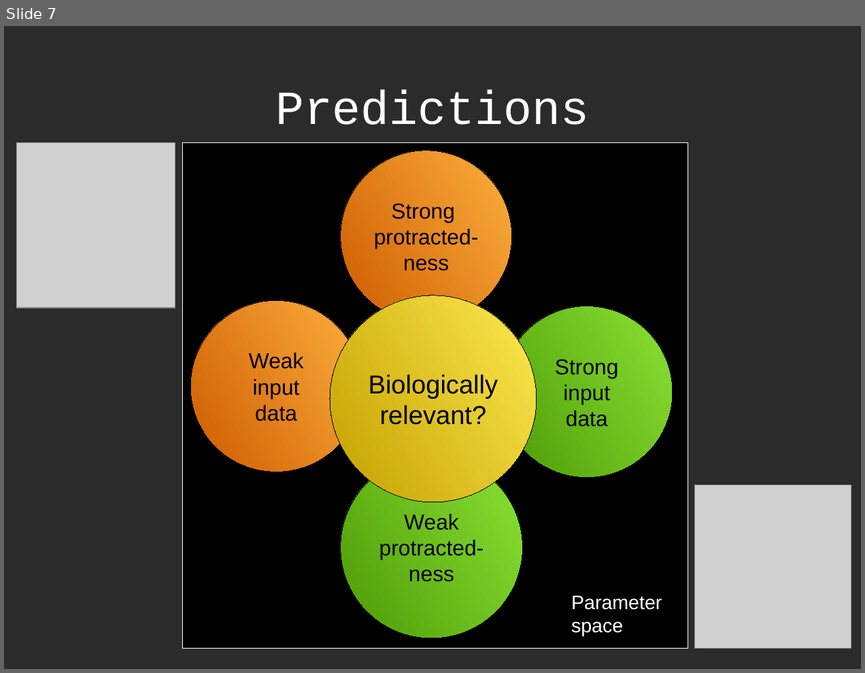
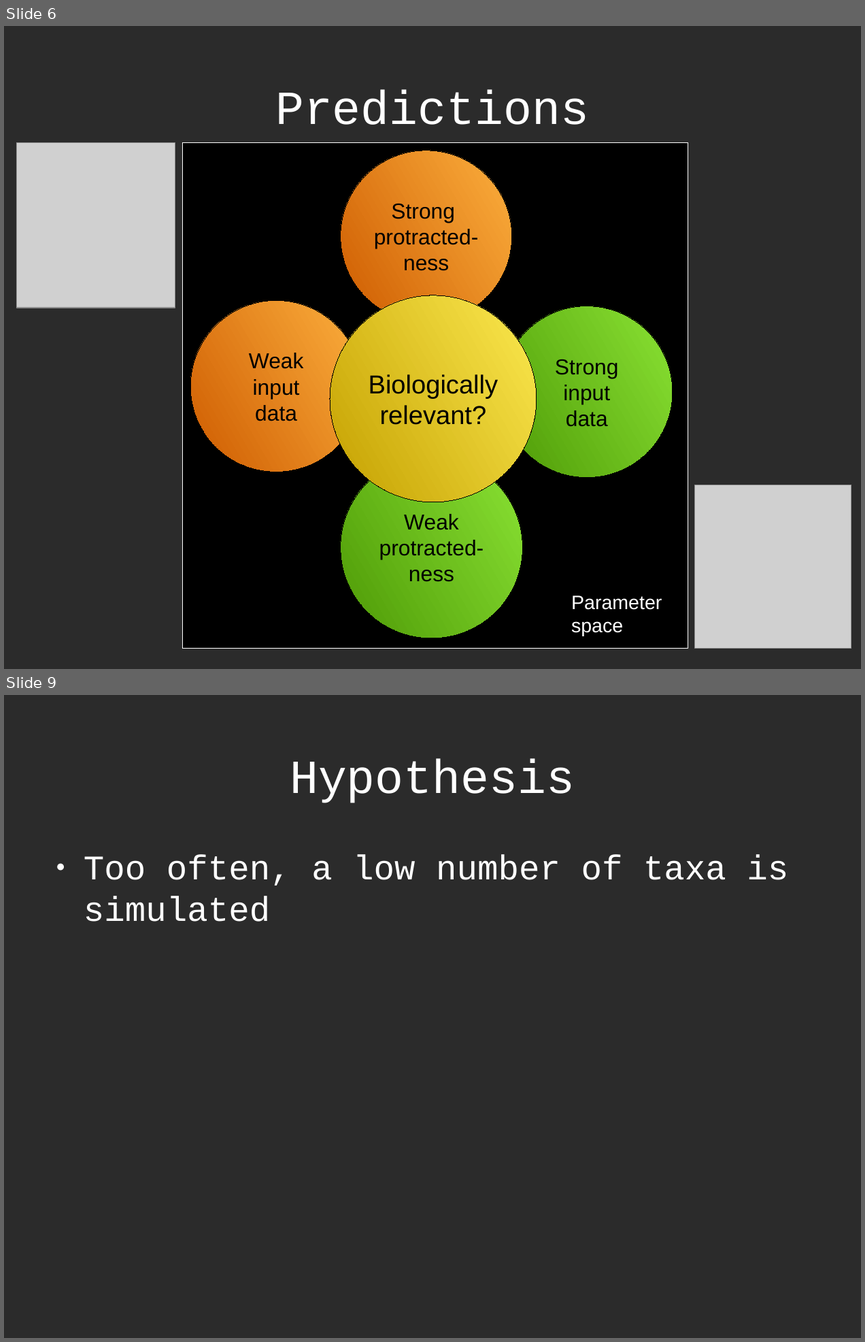
Before and after one commit to richelbilderbeek/Science, a slide deck: Bilderbeek20161214TeceMeeting/20161214TeceMeeting.odp. Shown one above the other, each under a label of ours: slide 7 before the commit, slides 6 and 9 after it; the slides between them are not shown. The pictures are 865x673 and 865x1342 pixels, drawn with LibreOffice and Linux fonts; fonts in the diff are those of the drawing; grey boxes stand for pictures; background and template pictures are left out; a plain dark background stands for a picture behind light text. Boxes give left, top, right and bottom in pixels: in the first picture for what was removed or moved away, otherwise in the second. Text is boxed around its words. In the diff, an @@ line names an element or a change of style, - is before the commit and + after.

```diff
--- a/Bilderbeek20161214TeceMeeting/20161214TeceMeeting.odp
+++ b/Bilderbeek20161214TeceMeeting/20161214TeceMeeting.odp
@@ slide 9 added at [4, 695, 861, 1338], background picture (left out) @@
@@ title added at [290, 758, 575, 803], 44 pt, text #FFFFFF @@
+Hypothesis
@@ text added at [84, 855, 788, 921], 32 pt, text #FFFFFF @@
+● Too often, a low number of taxa is simulated
@@ what was slide 7 is now slide 6 @@
```
Also in this commit, not shown: 1 slide changed, 6 other slides added, 4 slides removed, 7 other files.
